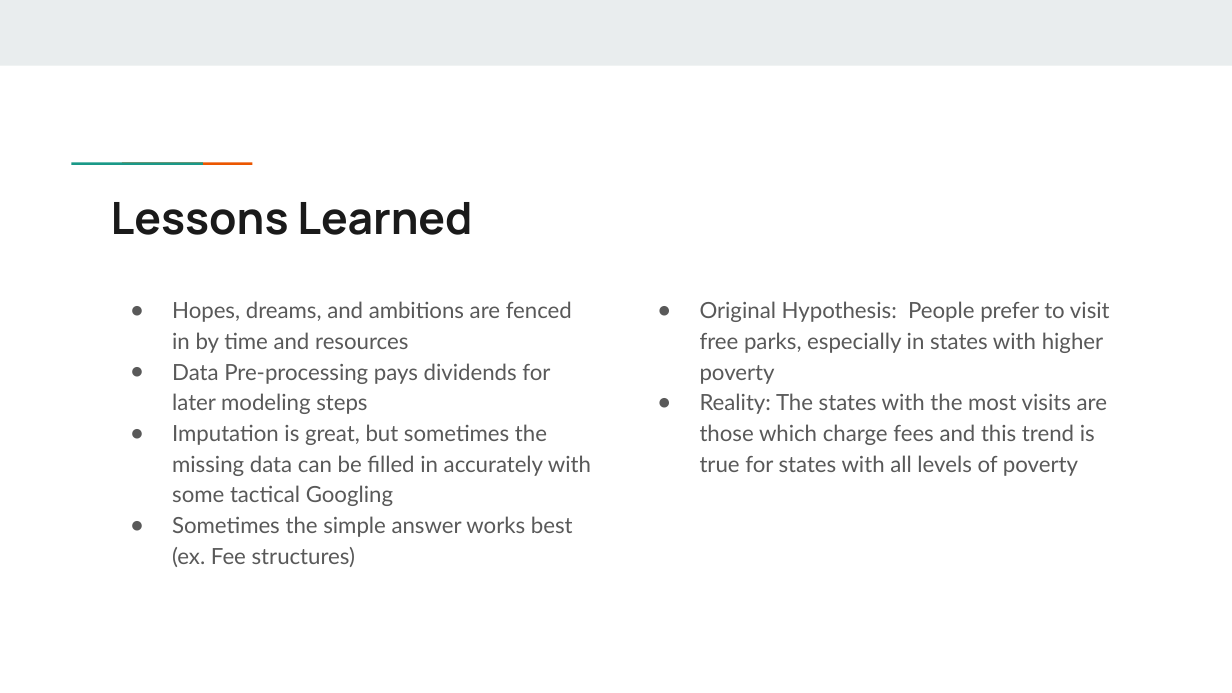
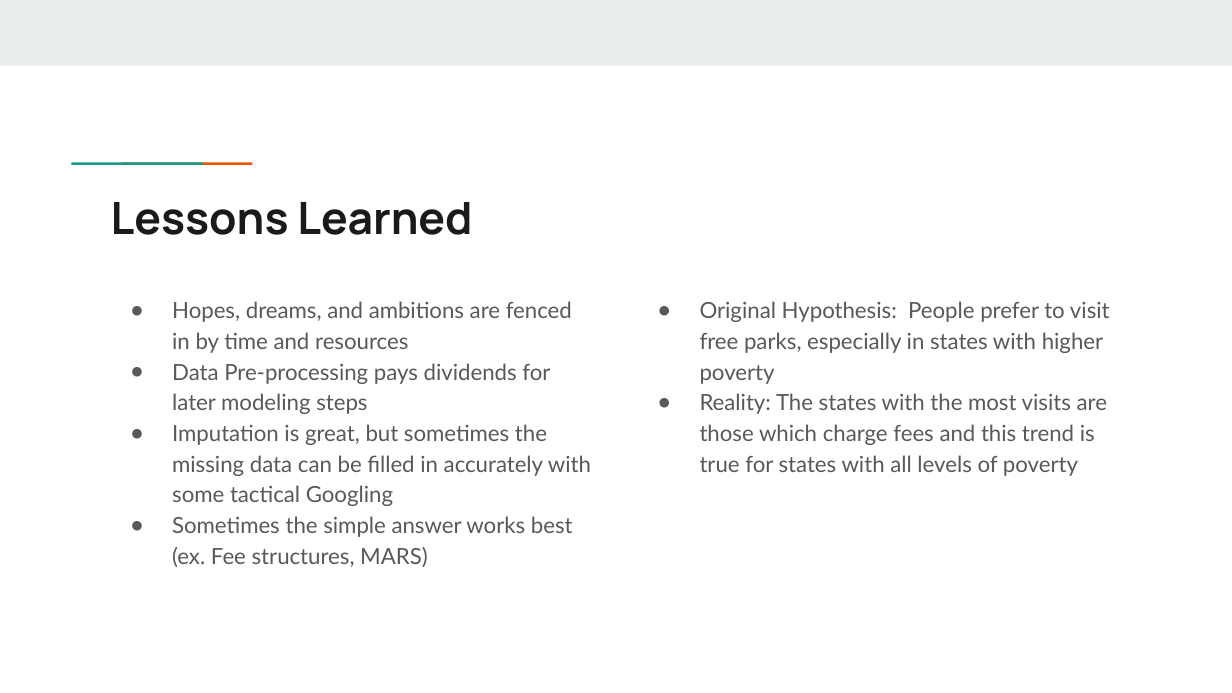
Before and after one commit to JViehman/NationalParks, a slide deck: slide 8 of Presentations/Presentation04.pptx. Drawn at 1232x693 pixels with LibreOffice and Linux fonts; fonts in the diff are those of the drawing. Boxes give left, top, right and bottom in pixels: in the first picture for what was removed or moved away, otherwise in the second. Text is boxed around its words. In the diff, an @@ line names an element or a change of style, - is before the commit and + after.

```diff
--- a/Presentations/Presentation04.pptx
+++ b/Presentations/Presentation04.pptx
@@ text at bbox=[172, 516, 573, 567]: text changed @@
-● Sometimes the simple answer works best (ex. Fee structures)
+● Sometimes the simple answer works best (ex. Fee structures, MARS)
```
Also in this commit, not shown: 3 other slides changed, 1 other file.
